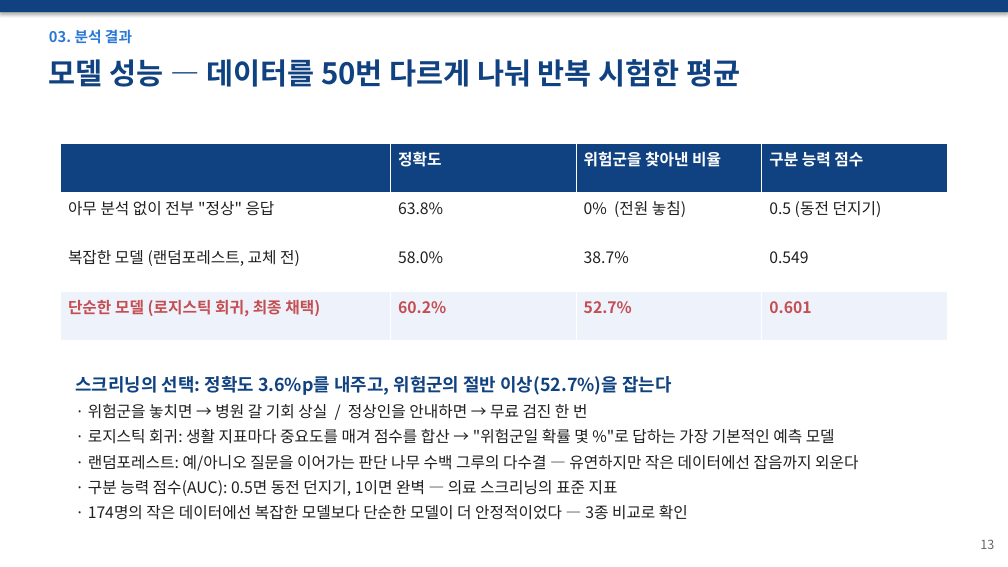
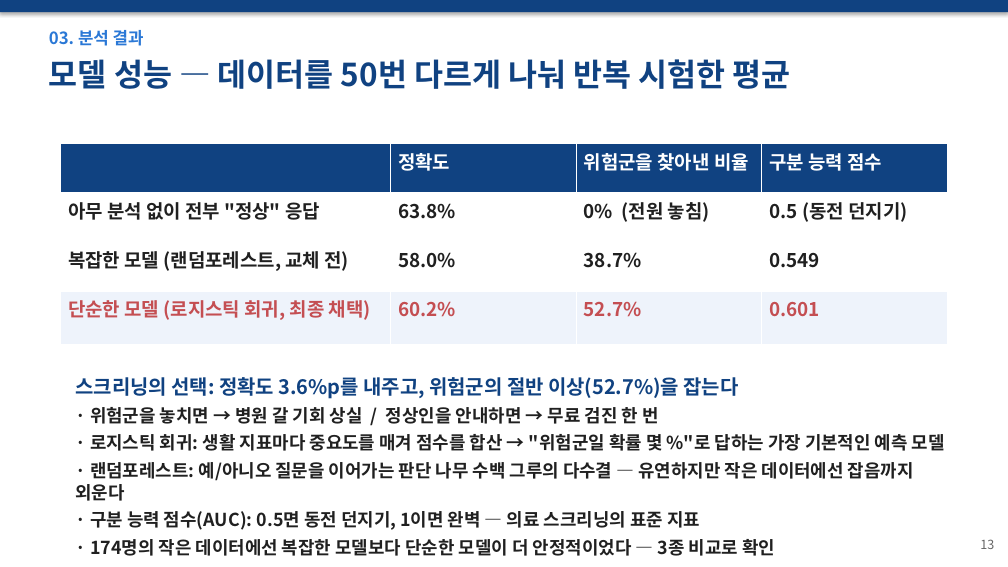
Before and after one commit to wpalswpa/dementia-screening, a slide deck: slide 13 of 발표자료_최종본_v2.pptx. Drawn at 1008x567 pixels with LibreOffice and Linux fonts; fonts in the diff are those of the drawing. Boxes give left, top, right and bottom in pixels: in the first picture for what was removed or moved away, otherwise in the second. Text is boxed around its words. In the diff, an @@ line names an element or a change of style, - is before the commit and + after.

```diff
--- a/발표자료_최종본_v2.pptx
+++ b/발표자료_최종본_v2.pptx
@@ text "03. 분석 결과" at <box>49,30,144,46</box>: size 14 to 16 pt @@
@@ text "모델 성능 — 데이터를 50번 ..." at <box>49,59,790,89</box>: size 28 to 30 pt @@
@@ table at <box>60,144,949,340</box> @@
@@ size 15 to 18 pt @@
@@ bold on in "아무 분석 없이 전부 "정상" 응답", "63.8%", "0% (전원 놓침)", "0.5 (동전 던지기)" and 4 more places @@
@@ text "스크리닝의 선택: 정확도 3.6%p를 내주고, ..." at <box>75,377,945,556</box>: size 17 to 19 pt in "스크리닝의 선택: 정확도 3.6%p를 내주고, 위험군의 절반 ..."; size 15 to 17 pt, bold on in "· 위험군을 놓치면 → 병원 갈 기회 ...", "· 로지스틱 회귀: 생활 지표마다 중요도를 매겨 ...", "· 랜덤포레스트: 예/아니오 질문을 이어가는 판단 나무 ...", "· 구분 능력 점수(AUC): 0.5면 동전 던지기, ..." and 1 more places @@
```
Also in this commit, not shown: 22 other slides changed.
